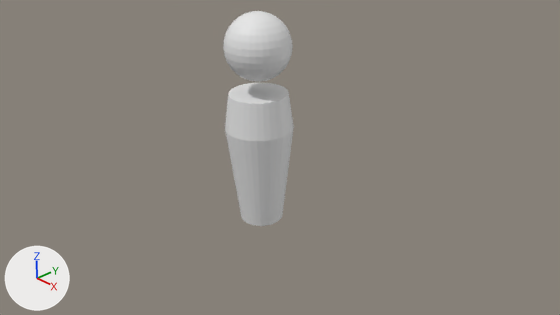
The Blender file VRUE_Projekt_Template_2015/Assets/Models/audience male.blend, before and after one commit.
The view is the same before and after, from the file's camera 'Camera'. The lights are fixed; the arrows at lower left show +X, +Y and +Z.
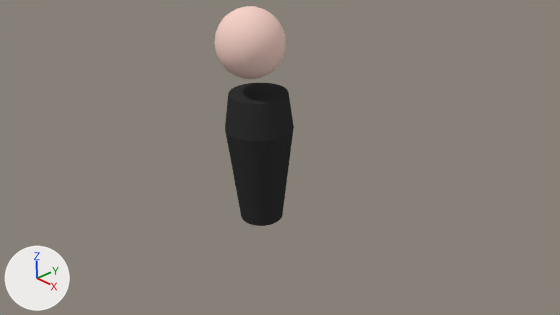
Where the change shows, as pixel boxes [x1, y1, x2, y2] in the pictures (560 x 315 px):
```json
{"object": "Cylinder", "change": "reshaped", "before": [223, 11, 294, 226], "after": [225, 83, 294, 226], "on screen": "33% shorter"}
{"object": "Sphere", "change": "added", "after": [215, 6, 286, 79], "on screen": "beige"}
{"part": 1, "of": "me_cylinder", "change": "deleted", "before": [223, 11, 293, 82]}
{"part": 2, "of": "me_cylinder", "change": "recoloured", "before": [225, 83, 294, 226], "after": [225, 83, 294, 226], "on screen": "grey to black"}
```

Scene script edits in JSON lines:
```json
{"op": "add", "block": "mat_black_clothes", "code": ["mat_black_clothes = diffuse_material('Black clothes')", "mat_black_clothes.base_color = (0.0339, 0.0339, 0.0339)  # black #343434"]}
{"op": "add", "block": "mat_human", "code": ["mat_human = diffuse_material('Human')", "mat_human.base_color = (0.922, 0.641, 0.572)  # beige #f6d1c7"]}
{"block": "me_cylinder", "where": "# used by ob_cylinder; location = (-0.01, -0.01, 0.02)"}
{"op": "remove", "block": "me_cylinder", "code": "me_cylinder.from_pydata(...)  # 578 vertices, 578 faces; spans x -0.61..0.61, y -0.61..0.61, z -0.81..3.02"}
{"op": "add", "block": "me_cylinder", "code": "me_cylinder.from_pydata(...)  # 96 vertices, 66 faces; spans x -0.61..0.61, y -0.61..0.61, z -0.81..1.64"}
{"block": "me_cylinder", "change": "me_cylinder part 1: the loose piece of 482 vertices spanning x -0.56..0.59, y -0.57..0.58, z 1.88..3.02 is deleted"}
{"block": "me_cylinder", "change": "me_cylinder part 2: 66 faces spanning x -0.61..0.61, y -0.61..0.61, z -0.81..1.64 switch from no material to mat_black_clothes (black #343434)"}
{"op": "add", "block": "me_sphere", "code": ["me_sphere = bpy.data.meshes.new('Sphere')", "me_sphere.from_pydata(...)  # a UV sphere (32 segments, 16 rings, poles along z) spanning x -1.0..1.0, y -1.0..1.0, z -1.0..1.0", "me_sphere.materials.append(mat_human)  # beige #f6d1c7"]}
{"op": "add", "block": "ob_sphere", "code": ["ob_sphere = bpy.data.objects.new('Sphere', me_sphere)", "ob_sphere.location = (-0.03, -0.14, 2.56)", "ob_sphere.scale = (-0.59, -0.59, -0.59)", "_m = ob_sphere.modifiers.new('Subsurf', 'SUBSURF')", "_m.levels = 3"]}
```
